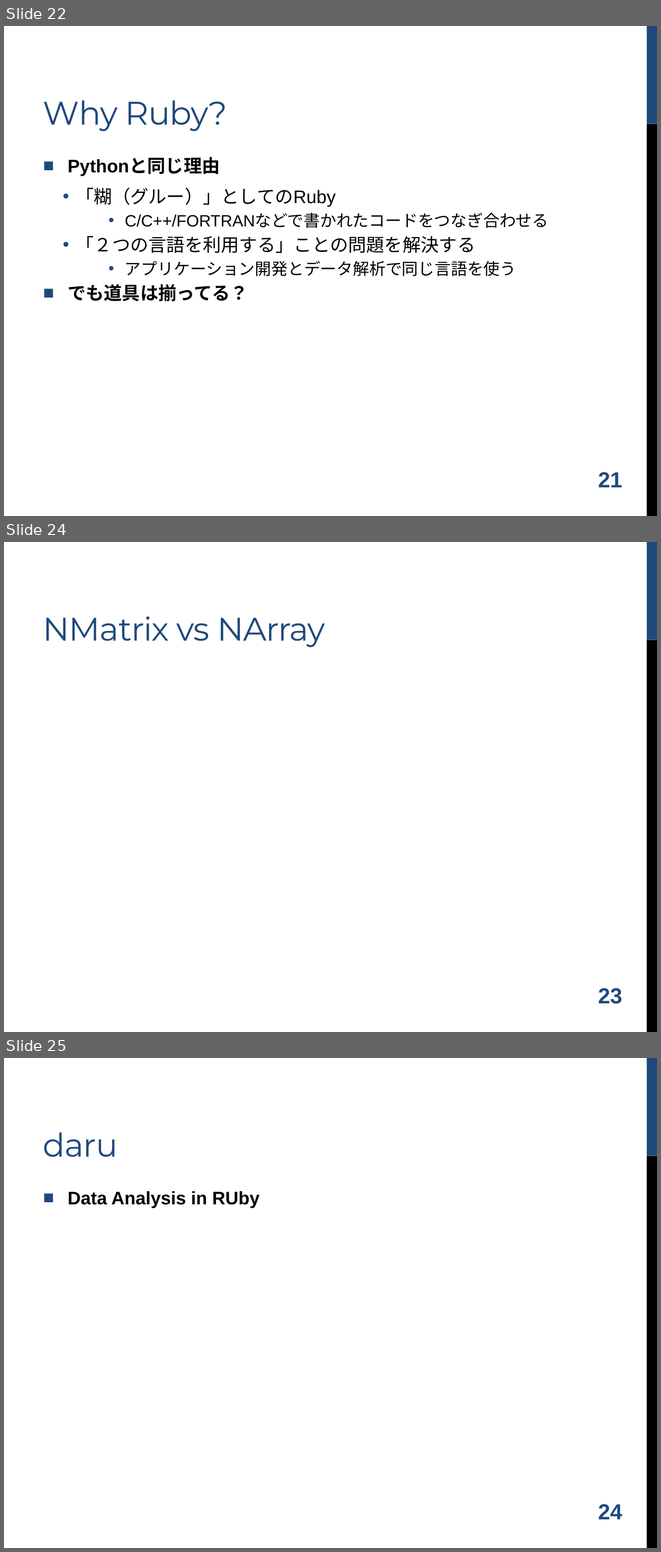
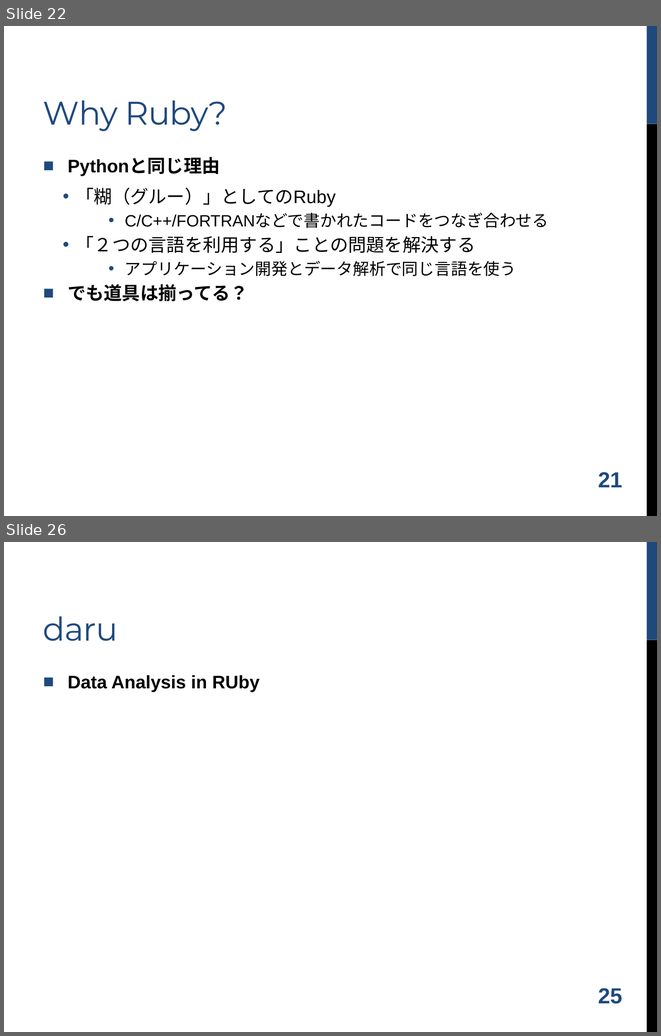
Before and after one commit to shugo/DCW2016, a slide deck: ruby_data_analysis.pptx. Shown one above the other, each under a label of ours: slides 22, 24 and 25 before the commit, slides 22 and 26 after it; the slides between them are not shown. The pictures are 661x1552 and 661x1036 pixels, drawn with LibreOffice and Linux fonts; fonts in the diff are those of the drawing; background and template pictures are left out. Boxes give left, top, right and bottom in pixels: in the first picture for what was removed or moved away, otherwise in the second. Text is boxed around its words. In the diff, an @@ line names an element or a change of style, - is before the commit and + after.

```diff
--- a/ruby_data_analysis.pptx
+++ b/ruby_data_analysis.pptx
@@ slide 24 removed at (x1=4, y1=542, x2=657, y2=1032), background #FFFFFF; not listed: 2 template elements that a slide beside it also shows @@
@@ title removed at (x1=43, y1=616, x2=325, y2=647) @@
-NMatrix vs NArray
@@ page number removed at (x1=598, y1=988, x2=623, y2=1004) @@
-23
@@ what was slide 25 is now slide 26 @@
@@ page number at (x1=598, y1=988, x2=623, y2=1004): text changed @@
-24
+25
```
Also in this commit, not shown: 1 slide changed, 2 slides added, 2 other files.
